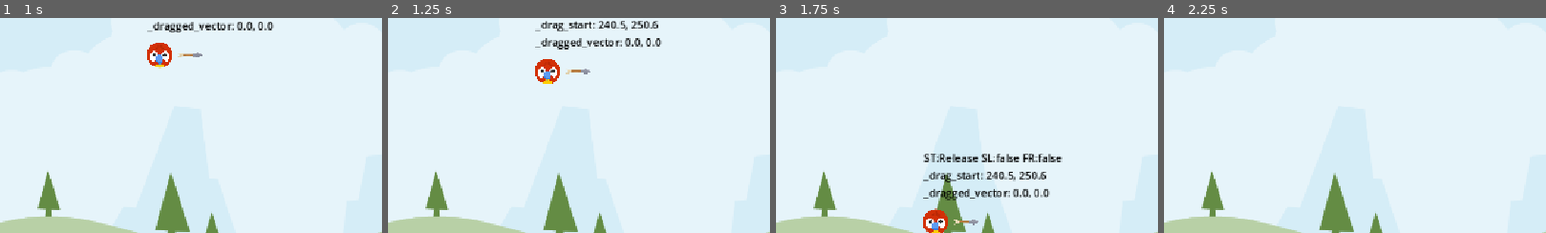
Above: before the commit, frames 1-4 (left to right).
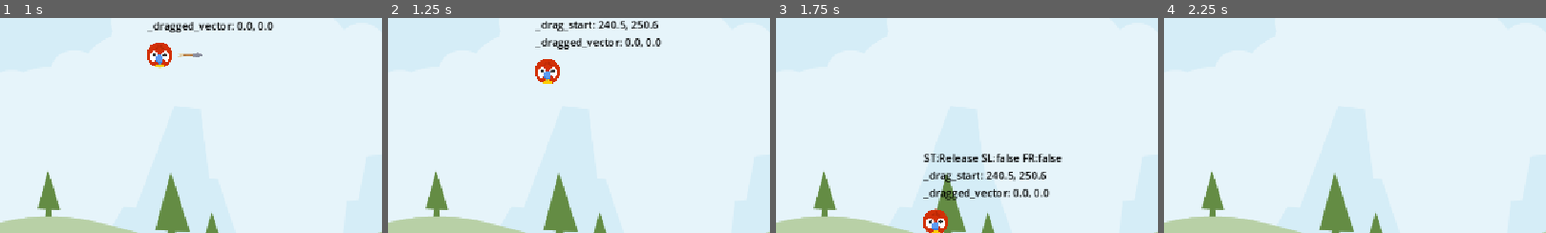
Above: after the commit, the same moments.

Repository: LHO-Developments/Godot-Projects
Game: Godot game, scene res://Scene/LevelBase.tscn
Two runs of this game, one before a commit and one after it. Both use one fixed random seed, a clock stepped at 60 frames per second and the inputs below.
Inputs (mouse positions are % of the whole screen's width and height, from its top left):
- Up to frame 1 (1 s): tap Enter at 0.5 s; drag from (21, 39) to (60, 28) at 0.52 s
- Up to frame 2 (1.25 s): no input
- Up to frame 3 (1.75 s): drag from (30, 55) to (45, 70) at 1.27 s
- Up to frame 4 (2.25 s): move the mouse to (60, 28) at 2.02 s; press the mouse at (60, 28) at 2.03 s
The pictures show only the part of the screen within x 0-50%, y 30-80%; the shares and areas given below are measured in that part.

Frame 1 is identical in both runs. In frame 2, 0.1% of the frame differs, in the area x 46-53%, y 23-27%; in frame 3, less than 0.1%; in frame 4, nothing differs.

Commit message:
add impulse of launching the animal

Diff:
--- a/Angry Animal/angry-animal/Scene/Animal.gd
+++ b/Angry Animal/angry-animal/Scene/Animal.gd
@@ -5,6 +5,8 @@
 
 const DRAG_LIM_MAX: Vector2 = Vector2(0,60);
 const DRAG_LIM_MIN: Vector2 = Vector2(-60,0);
+const IMPULSSE_MULT: float = 20.0;
+const IMPULSE_MAX: float = 1200.0;
 
 @onready var debug_label: Label = $DebugLabel;
 @onready var arrow: Sprite2D = $Arrow;
@@ -16,7 +18,7 @@
 var _start: Vector2 = Vector2.ZERO;
 var _drag_start: Vector2 = Vector2.ZERO;
 var _dragged_vector: Vector2 = Vector2.ZERO;
-var _arrow_scale: float = 0.0;
+var _arrow_scale_x: float = 0.0;
 
 func _unhandled_input(event: InputEvent) -> void:
 	if _state == AnimalState.Drag and event.is_action("drag"):
@@ -27,7 +29,7 @@
 	setup();
 
 func setup() -> void:
-	_arrow_scale = arrow.scale.x;
+	_arrow_scale_x = arrow.scale.x;
 	arrow.hide();
 	_start = position;
 
@@ -48,6 +50,13 @@
 #endregion
 
 #region drag
+
+func update_arrow_scale() -> void:
+	var imp_len: float = calculate_impulse().length();
+	var perc: float = clamp(imp_len / IMPULSE_MAX, 0.0, 1.0);
+	arrow.scale.x = lerp(_arrow_scale_x, _arrow_scale_x * 2, perc);
+	arrow.rotation = (_start - position).angle();
+
 func start_dragging() -> void:
 	arrow.show();
 	_drag_start = get_global_mouse_position();
@@ -65,16 +74,25 @@
 		stretch_sound.play();
 
 	_dragged_vector = new_drag_vector
+	position = _start + _dragged_vector;
 
-	position = _start + _dragged_vector;
+	update_arrow_scale();
 
 #endregion
 
 #region release
+
+func calculate_impulse() -> Vector2:
+	return _dragged_vector * -IMPULSSE_MULT;
+
+
+
 func start_release() -> void:
-	arrow.show();
+	arrow.hide();
 	launch_sound.play();
 	freeze = false;
+	apply_central_impulse(calculate_impulse());
+
 #endregion
 
 #region state
